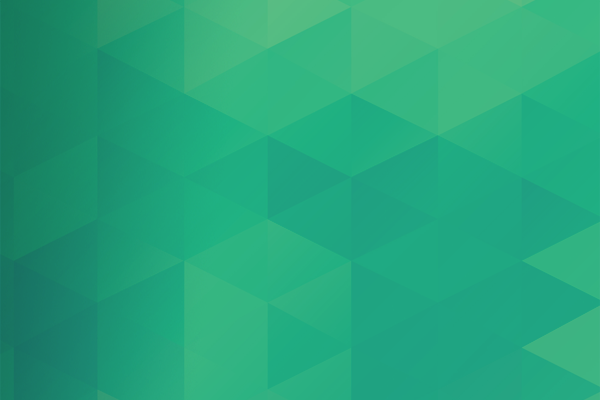
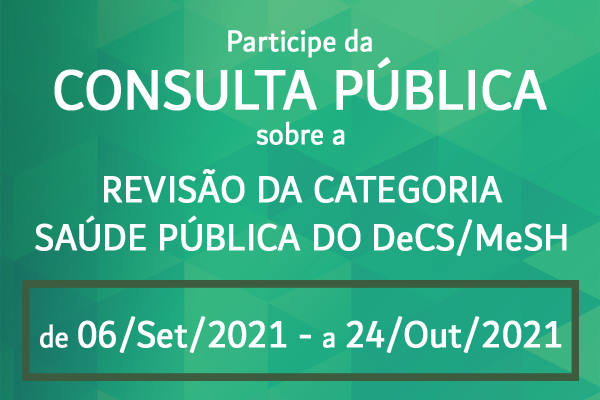
Layered file, before and after one edit (600x400). Changes by layer:
showed group "PT" (6 layers) over 22, 28, 579, 381
renamed "de 06/Set/2021 - à 24/Out/2021" to "de 06/Set/2021 - a 24/Out/2021", painted on it over 40, 316, 562, 353
